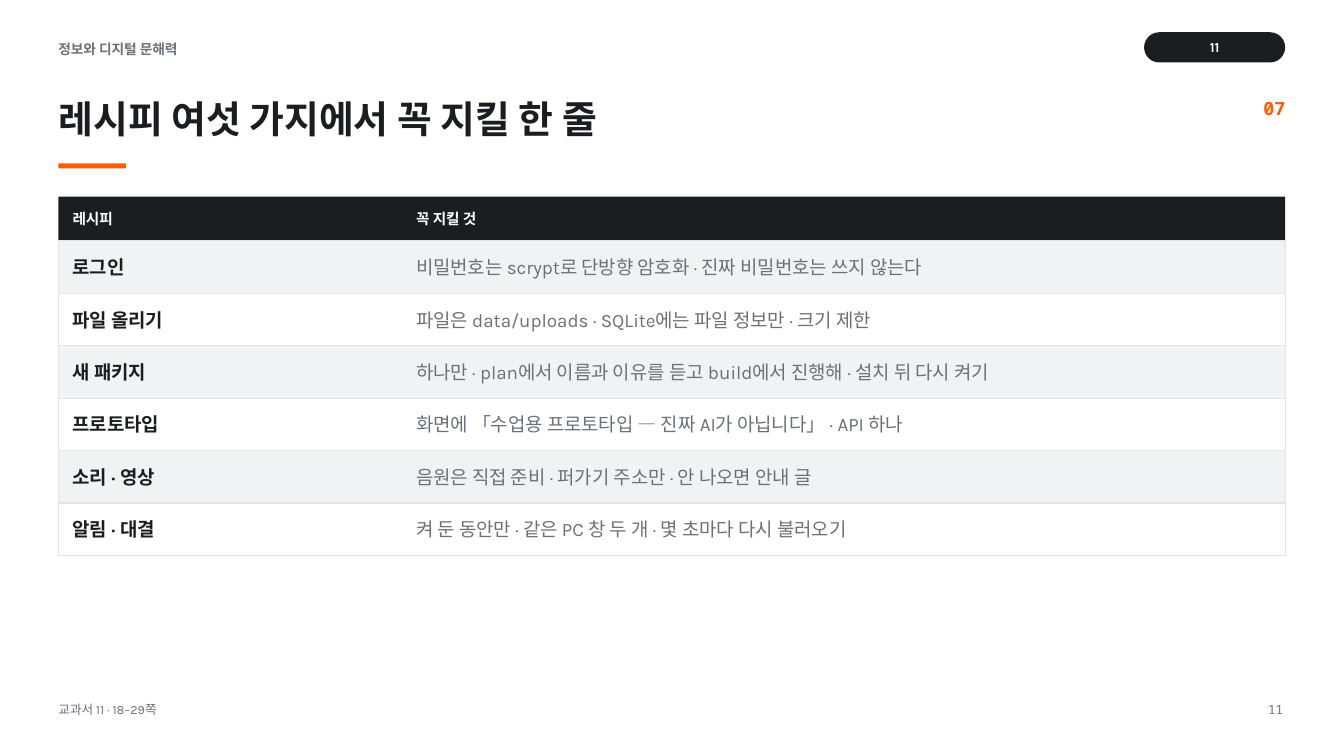
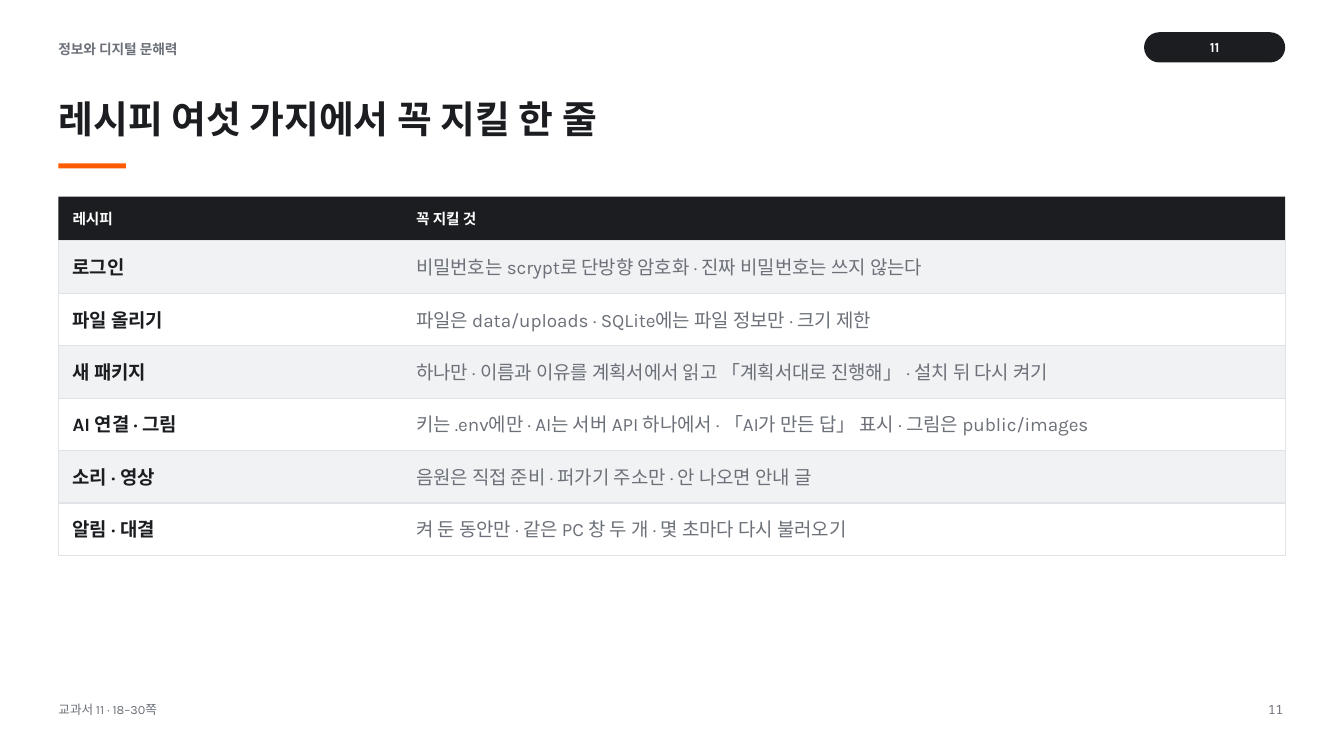
Before and after one commit to vcl-korea/2026-2nd-semester__jdh, a slide deck: slide 11 of 11/ppt/11_서비스_개발하기.pptx. Drawn at 1344x756 pixels with LibreOffice and Linux fonts; fonts in the diff are those of the drawing. Boxes give left, top, right and bottom in pixels: in the first picture for what was removed or moved away, otherwise in the second. Text is boxed around its words. In the diff, an @@ line names an element or a change of style, - is before the commit and + after.

```diff
--- a/11/ppt/11_서비스_개발하기.pptx
+++ b/11/ppt/11_서비스_개발하기.pptx
@@ text removed at (1263, 102, 1285, 115) @@
-07
@@ text at (416, 363, 1048, 381): text changed @@
-하나만 · plan에서 이름과 이유를 듣고 build에서 진행해 · 설치 뒤 다시 켜기
+하나만 · 이름과 이유를 계획서에서 읽고 「계획서대로 진행해」 · 설치 뒤 다시 켜기
@@ text at (73, 415, 178, 433): text changed @@
-프로토타입
+AI 연결 · 그림
@@ text at (416, 415, 1088, 436): text changed @@
-화면에 「수업용 프로토타입 — 진짜 AI가 아닙니다」 · API 하나
+키는 .env에만 · AI는 서버 API 하나에서 · 「AI가 만든 답」 표시 · 그림은 public/images
@@ text at (58, 703, 157, 715): text changed @@
-교과서 11 · 18–29쪽
+교과서 11 · 18–30쪽
```
Also in this commit, not shown: 15 other slides changed, 57 other files.
